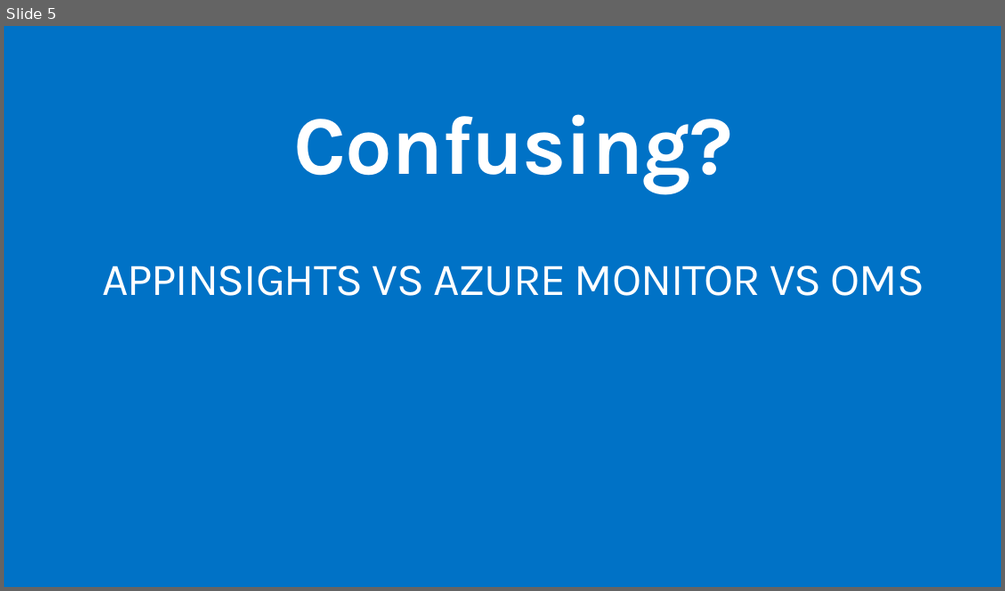
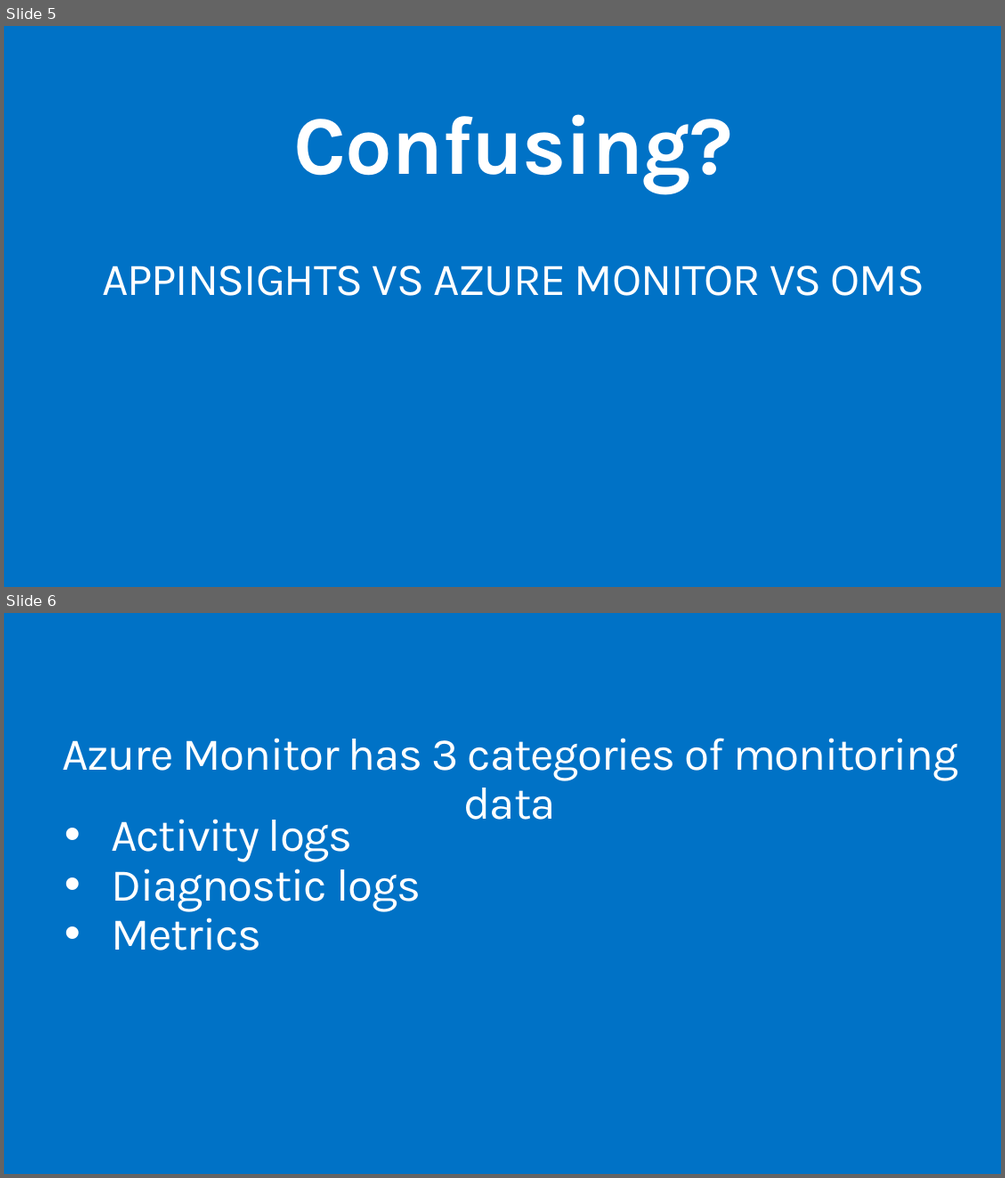
Before and after one commit to MSDEVMTL/GlobalAzureBootcamp2018, a slide deck: Step8/Step8-Azure Monitor.pptx. Shown one above the other, each under a label of ours: slide 5 before the commit, slides 5 and 6 after it. The pictures are 1005x591 and 1005x1178 pixels, drawn with LibreOffice and Linux fonts; fonts in the diff are those of the drawing; background and template pictures are left out. Boxes give left, top, right and bottom in pixels: in the first picture for what was removed or moved away, otherwise in the second. Text is boxed around its words. In the diff, an @@ line names an element or a change of style, - is before the commit and + after.

```diff
--- a/Step8/Step8-Azure Monitor.pptx
+++ b/Step8/Step8-Azure Monitor.pptx
@@ slide 6 added at bbox=[4, 613, 1001, 1174], background #0072C6 @@
@@ text added at bbox=[62, 738, 958, 819], 44 pt, text #FFFFFF @@
+Azure Monitor has 3 categories of monitoring data
@@ text added at bbox=[111, 819, 421, 950], 44 pt, text #FFFFFF @@
+• Activity logs
+• Diagnostic logs
+• Metrics
```
Also in this commit, not shown: 1 slide removed, 1 other file.
